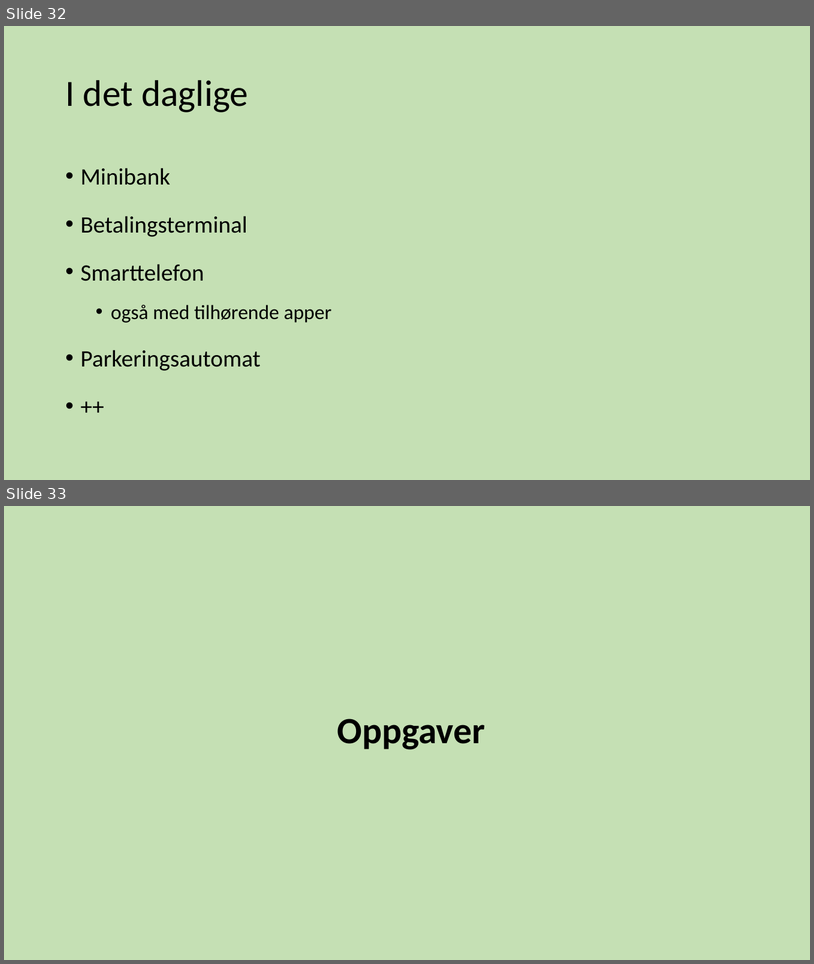
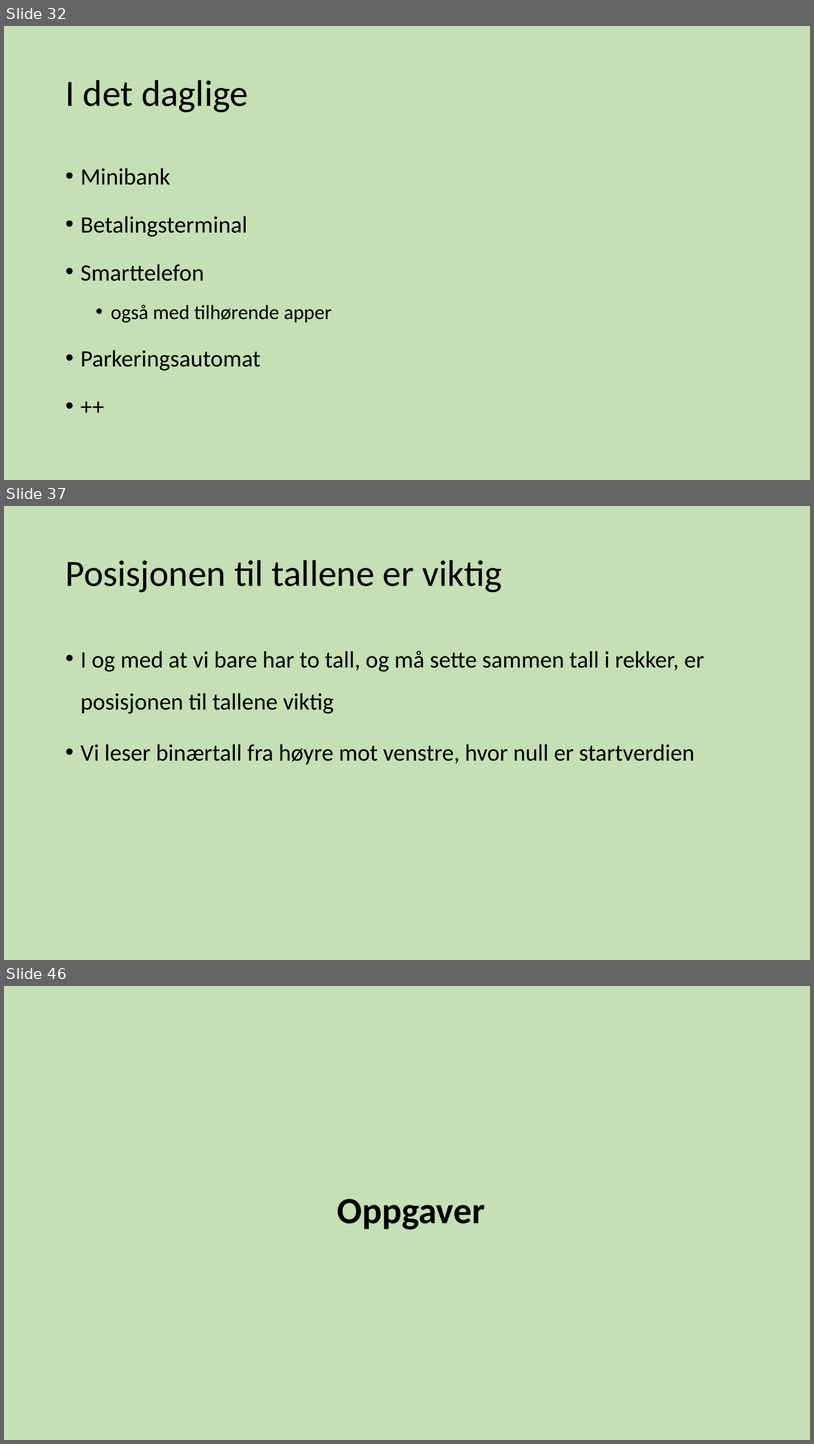
Before and after one commit to tabmy/SommerkursProg17, a slide deck: Forelesninger/ProgKursMandag.pptx. Shown one above the other, each under a label of ours: slides 32 and 33 before the commit, slides 32, 37 and 46 after it; the slides between them are not shown. The pictures are 814x964 and 814x1444 pixels, drawn with LibreOffice and Linux fonts; fonts in the diff are those of the drawing. Boxes give left, top, right and bottom in pixels: in the first picture for what was removed or moved away, otherwise in the second. Text is boxed around its words. In the diff, an @@ line names an element or a change of style, - is before the commit and + after.

```diff
--- a/Forelesninger/ProgKursMandag.pptx
+++ b/Forelesninger/ProgKursMandag.pptx
@@ slide 37 added at bbox=[4, 506, 810, 960], background #C5E0B4 @@
@@ title added at bbox=[65, 560, 503, 592], 44 pt, text #000000 @@
+Posisjonen til tallene er viktig
@@ text added at bbox=[81, 651, 704, 765], 28 pt, text #000000 @@
+• I og med at vi bare har to tall, og må sette sammen tall i rekker, er posisjonen til tallene viktig
+• Vi leser binærtall fra høyre mot venstre, hvor null er startverdien
@@ what was slide 33 is now slide 46 @@
```
Also in this commit, not shown: 4 slides changed, 12 other slides added, 2 other files.
